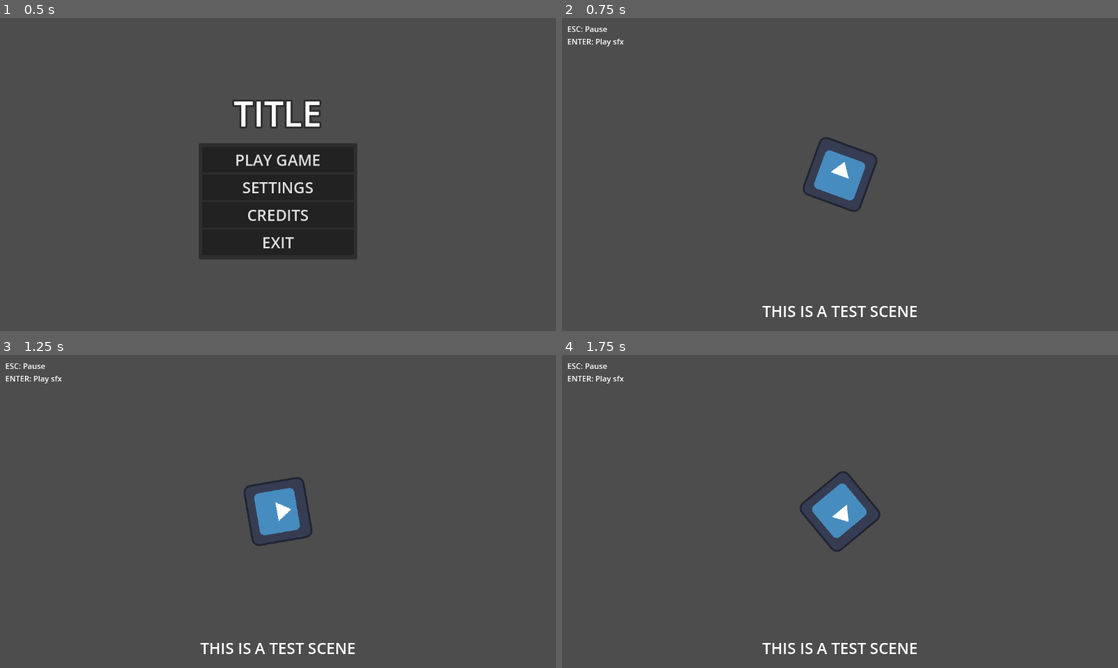
Above: before the commit, frames 1-4 (two rows, left to right).
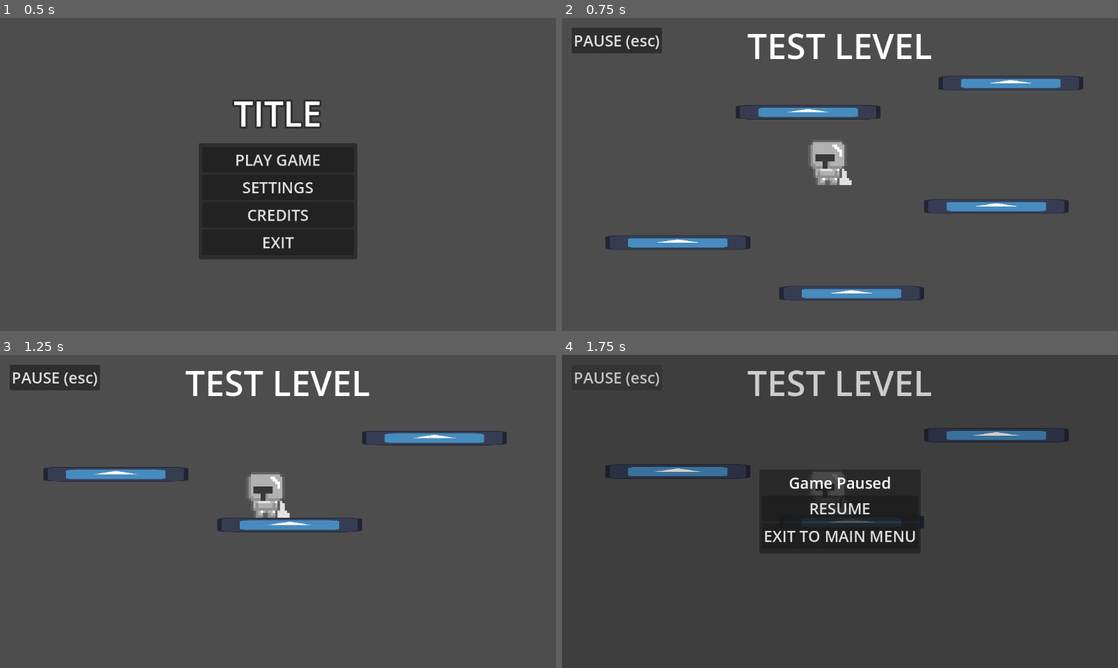
Above: after the commit, the same moments.

Repository: AdamRFaqih/ASE-Lab-GDC-Group-2-Intern-Project
Game: Godot game, scene res://scenes/main_menu.tscn
The game is run twice, just before and just after one commit, with the same random seed, the same clock (stepped at 60 frames per second) and the same inputs. The engine's default icon, where the game draws it, is replaced by a stand-in: a white triangle on a blue panel in a dark square.
Inputs (mouse positions are in pixels of both pictures, inside the frame that each line leads up to):
- Up to frame 1 (0.5 s): no input
- Up to frame 2 (0.75 s): click "PLAY GAME" at 0.5 s
- Up to frame 3 (1.25 s): no input
- Up to frame 4 (1.75 s): click (617, 376) at 1.25 s, where only the run after the commit has a clickable "PAUSE (esc)"

Frame 1 is identical in both runs. In frame 2, 8.0% of the frame differs, in the area x 1-94%, y 2-96%; in frame 3, 6.2%; in frame 4, 12%, in the area x 1-92%, y 2-96%.

Commit message:
(ICT-28) Added In-Game UI
and several improvements

Diff:
--- a/project.godot
+++ b/project.godot
@@ -27,6 +27,31 @@
 
 window/stretch/mode="viewport"
 
+[input]
+
+left={
+"deadzone": 0.5,
+"events": [Object(InputEventKey,"resource_local_to_scene":false,"resource_name":"","device":-1,"window_id":0,"alt_pressed":false,"shift_pressed":false,"ctrl_pressed":false,"meta_pressed":false,"pressed":false,"keycode":0,"physical_keycode":65,"key_label":0,"unicode":97,"echo":false,"script":null)
+, Object(InputEventKey,"resource_local_to_scene":false,"resource_name":"","device":-1,"window_id":0,"alt_pressed":false,"shift_pressed":false,"ctrl_pressed":false,"meta_pressed":false,"pressed":false,"keycode":0,"physical_keycode":4194319,"key_label":0,"unicode":0,"echo":false,"script":null)
+]
+}
+right={
+"deadzone": 0.5,
+"events": [Object(InputEventKey,"resource_local_to_scene":false,"resource_name":"","device":-1,"window_id":0,"alt_pressed":false,"shift_pressed":false,"ctrl_pressed":false,"meta_pressed":false,"pressed":false,"keycode":0,"physical_keycode":68,"key_label":0,"unicode":100,"echo":false,"script":null)
+, Object(InputEventKey,"resource_local_to_scene":false,"resource_name":"","device":-1,"window_id":0,"alt_pressed":false,"shift_pressed":false,"ctrl_pressed":false,"meta_pressed":false,"pressed":false,"keycode":0,"physical_keycode":4194321,"key_label":0,"unicode":0,"echo":false,"script":null)
+]
+}
+jump={
+"deadzone": 0.5,
+"events": [Object(InputEventKey,"resource_local_to_scene":false,"resource_name":"","device":-1,"window_id":0,"alt_pressed":false,"shift_pressed":false,"ctrl_pressed":false,"meta_pressed":false,"pressed":false,"keycode":0,"physical_keycode":32,"key_label":0,"unicode":32,"echo":false,"script":null)
+]
+}
+pause={
+"deadzone": 0.5,
+"events": [Object(InputEventKey,"resource_local_to_scene":false,"resource_name":"","device":-1,"window_id":0,"alt_pressed":false,"shift_pressed":false,"ctrl_pressed":false,"meta_pressed":false,"pressed":false,"keycode":0,"physical_keycode":4194305,"key_label":0,"unicode":0,"echo":false,"script":null)
+]
+}
+
 [rendering]
 
 textures/canvas_textures/default_texture_filter=0
--- a/scenes/TestLevel2.tscn
+++ b/scenes/TestLevel2.tscn
@@ -1,9 +1,9 @@
-[gd_scene load_steps=9 format=3 uid="uid://cyfklhg0l7pai"]
+[gd_scene load_steps=10 format=3 uid="uid://dtoawae4ntkdt"]
 
 [ext_resource type="Texture2D" uid="uid://c50ffyj31weia" path="res://icon.svg" id="1_b7ynh"]
-[ext_resource type="PackedScene" uid="uid://cph5ac4iotpv7" path="res://scenes/Player.tscn" id="2_m5sco"]
-[ext_resource type="Script" path="res://scripts/UI.gd" id="3_54h1n"]
-[ext_resource type="Script" path="res://scenes/player.gd" id="3_i4dny"]
+[ext_resource type="PackedScene" uid="uid://cph5ac4iotpv7" path="res://scenes/player.tscn" id="2_m5sco"]
+[ext_resource type="Script" path="res://scripts/player.gd" id="3_0t3dd"]
+[ext_resource type="Script" path="res://scripts/ui.gd" id="4_gfb4e"]
 
 [sub_resource type="RectangleShape2D" id="RectangleShape2D_mxmpt"]
 size = Vector2(80, 8)
@@ -14,6 +14,9 @@
 [sub_resource type="WorldBoundaryShape2D" id="WorldBoundaryShape2D_x82c7"]
 normal = Vector2(-1, 0)
 
+[sub_resource type="LabelSettings" id="LabelSettings_i7pmi"]
+font_size = 72
+
 [sub_resource type="LabelSettings" id="LabelSettings_2crdh"]
 font_size = 72
 
@@ -260,8 +263,9 @@
 shape = SubResource("WorldBoundaryShape2D_x82c7")
 
 [node name="TestPlayer" parent="TestLevel2" instance=ExtResource("2_m5sco")]
-position = Vector2(160, 152)
-script = ExtResource("3_i4dny")
+position = Vector2(550, 324)
+scale = Vector2(5.01623, 4.97352)
+script = ExtResource("3_0t3dd")
 
 [node name="Camera2D" type="Camera2D" parent="TestLevel2/TestPlayer"]
 limit_left = 0
@@ -275,9 +279,107 @@
 anchors_preset = 0
 offset_right = 40.0
 offset_bottom = 40.0
-script = ExtResource("3_54h1n")
+script = ExtResource("4_gfb4e")
 
 [node name="CanvasLayer" type="CanvasLayer" parent="UI"]
+
+[node name="TestLevelLabel" type="Label" parent="UI/CanvasLayer"]
+anchors_preset = 7
+anchor_left = 0.5
+anchor_top = 1.0
+anchor_right = 0.5
+anchor_bottom = 1.0
+offset_left = -192.0
+offset_top = -640.0
+offset_right = 192.0
+offset_bottom = -538.0
+grow_horizontal = 2
+grow_vertical = 0
+text = "TEST LEVEL"
+label_settings = SubResource("LabelSettings_i7pmi")
+
+[node name="LabelTimer" type="Timer" parent="UI/CanvasLayer/TestLevelLabel"]
+process_mode = 1
+wait_time = 3.0
+one_shot = true
+autostart = true
+
+[node name="MarginContainer" type="MarginContainer" parent="UI/CanvasLayer"]
+anchors_preset = 15
+anchor_right = 1.0
+anchor_bottom = 1.0
+grow_horizontal = 2
+grow_vertical = 2
+theme_override_constants/margin_left = 20
+theme_override_constants/margin_top = 20
+theme_override_constants/margin_right = 20
+theme_override_constants/margin_bottom = 20
+
+[node name="PauseButton" type="Button" parent="UI/CanvasLayer/MarginContainer"]
+layout_mode = 2
+size_flags_horizontal = 0
+size_flags_vertical = 0
+focus_mode = 0
+theme_override_font_sizes/font_size = 32
+text = "PAUSE (esc)"
+
+[node name="Panel" type="Panel" parent="UI/CanvasLayer/MarginContainer"]
+layout_mode = 2
+size_flags_horizontal = 8
+size_flags_vertical = 0
+
+[node name="PauseScreen" type="ColorRect" parent="UI/CanvasLayer"]
+anchors_preset = 15
+anchor_right = 1.0
+anchor_bottom = 1.0
+grow_horizontal = 2
+grow_vertical = 2
+color = Color(0, 0, 0, 0.196078)
+
+[node name="Panel" type="Panel" parent="UI/CanvasLayer/PauseScreen"]
+layout_mode = 1
+anchors_preset = 8
+anchor_left = 0.5
+anchor_top = 0.5
+anchor_right = 0.5
+anchor_bottom = 0.5
+offset_left = -167.0
+offset_top = -87.0
+offset_right = 167.0
+offset_bottom = 87.0
+grow_horizontal = 2
+grow_vertical = 2
+
+[node name="MarginContainer" type="MarginContainer" parent="UI/CanvasLayer/PauseScreen/Panel"]
+layout_mode = 1
+anchors_preset = 15
+anchor_right = 1.0
+anchor_bottom = 1.0
+grow_horizontal = 2
+grow_vertical = 2
+theme_override_constants/margin_left = 5
+theme_override_constants/margin_top = 5
+theme_override_constants/margin_right = 5
+theme_override_constants/margin_bottom = 5
+
+[node name="VBoxContainer" type="VBoxContainer" parent="UI/CanvasLayer/PauseScreen/Panel/MarginContainer"]
+layout_mode = 2
+
+[node name="Label" type="Label" parent="UI/CanvasLayer/PauseScreen/Panel/MarginContainer/VBoxContainer"]
+layout_mode = 2
+theme_override_font_sizes/font_size = 32
+text = "Game Paused"
+horizontal_alignment = 1
+
+[node name="ResumeButton" type="Button" parent="UI/CanvasLayer/PauseScreen/Panel/MarginContainer/VBoxContainer"]
+layout_mode = 2
+theme_override_font_sizes/font_size = 32
+text = "RESUME"
+
+[node name="ExitButton" type="Button" parent="UI/CanvasLayer/PauseScreen/Panel/MarginContainer/VBoxContainer"]
+layout_mode = 2
+theme_override_font_sizes/font_size = 32
+text = "EXIT TO MAIN MENU"
 
 [node name="GameOverScreen" type="ColorRect" parent="UI/CanvasLayer"]
 visible = false
@@ -308,22 +410,32 @@
 label_settings = SubResource("LabelSettings_2crdh")
 horizontal_alignment = 1
 
-[node name="HBoxContainer" type="HBoxContainer" parent="UI/CanvasLayer/GameOverScreen/VBoxContainer"]
-layout_mode = 2
-
-[node name="RetryButton" type="Button" parent="UI/CanvasLayer/GameOverScreen/VBoxContainer/HBoxContainer"]
+[node name="Panel" type="Panel" parent="UI/CanvasLayer/GameOverScreen/VBoxContainer"]
+custom_minimum_size = Vector2(425, 65)
+layout_mode = 2
+
+[node name="HBoxContainer" type="HBoxContainer" parent="UI/CanvasLayer/GameOverScreen/VBoxContainer/Panel"]
+layout_mode = 1
+anchors_preset = 8
+anchor_left = 0.5
+anchor_top = 0.5
+anchor_right = 0.5
+anchor_bottom = 0.5
+offset_left = -206.5
+offset_top = -25.0
+offset_right = 206.5
+offset_bottom = 25.0
+grow_horizontal = 2
+grow_vertical = 2
+
+[node name="RetryButton" type="Button" parent="UI/CanvasLayer/GameOverScreen/VBoxContainer/Panel/HBoxContainer"]
 custom_minimum_size = Vector2(50, 0)
 layout_mode = 2
 size_flags_horizontal = 3
 theme_override_font_sizes/font_size = 30
 text = "RETRY"
 
-[node name="ColorRect" type="ColorRect" parent="UI/CanvasLayer/GameOverScreen/VBoxContainer/HBoxContainer"]
-custom_minimum_size = Vector2(30, 0)
-layout_mode = 2
-color = Color(1, 1, 1, 0)
-
-[node name="ExitButton" type="Button" parent="UI/CanvasLayer/GameOverScreen/VBoxContainer/HBoxContainer"]
+[node name="ExitButton" type="Button" parent="UI/CanvasLayer/GameOverScreen/VBoxContainer/Panel/HBoxContainer"]
 custom_minimum_size = Vector2(50, 0)
 layout_mode = 2
 size_flags_horizontal = 3
@@ -331,5 +443,9 @@
 text = "EXIT"
 
 [connection signal="die" from="TestLevel2/TestPlayer" to="UI" method="_on_test_player_die"]
-[connection signal="pressed" from="UI/CanvasLayer/GameOverScreen/VBoxContainer/HBoxContainer/RetryButton" to="UI" method="_on_retry_button_pressed"]
-[connection signal="pressed" from="UI/CanvasLayer/GameOverScreen/VBoxContainer/HBoxContainer/ExitButton" to="UI" method="_on_exit_button_pressed"]
+[connection signal="timeout" from="UI/CanvasLayer/TestLevelLabel/LabelTimer" to="UI" method="_on_label_timer_timeout"]
+[connection signal="pressed" from="UI/CanvasLayer/MarginContainer/PauseButton" to="UI" method="_on_pause_button_pressed"]
+[connection signal="pressed" from="UI/CanvasLayer/PauseScreen/Panel/MarginContainer/VBoxContainer/ResumeButton" to="UI" method="_on_resume_button_pressed"]
+[connection signal="pressed" from="UI/CanvasLayer/PauseScreen/Panel/MarginContainer/VBoxContainer/ExitButton" to="UI" method="_on_exit_button_pressed"]
+[connection signal="pressed" from="UI/CanvasLayer/GameOverScreen/VBoxContainer/Panel/HBoxContainer/RetryButton" to="UI" method="_on_retry_button_pressed"]
+[connection signal="pressed" from="UI/CanvasLayer/GameOverScreen/VBoxContainer/Panel/HBoxContainer/ExitButton" to="UI" method="_on_exit_button_pressed"]
--- a/scenes/player.gd
+++ /dev/null
@@ -1,43 +0,0 @@
-extends CharacterBody2D
-
-signal die
-
-@onready var sprite_2d = $Sprite2D
-@onready var timer = $Timer
-
-const SPEED = 500.0
-const JUMP_VELOCITY = -1200.0
-
-# Get the gravity from the project settings to be synced with RigidBody nodes.
-var gravity = ProjectSettings.get_setting("physics/2d/default_gravity")
-
-
-func _physics_process(delta):
-	# Add the gravity.
-	if not is_on_floor():
-		velocity.y += gravity * delta * 2.5
-
-	# Handle Jump.
-	if Input.is_action_just_pressed("ui_accept") and is_on_floor():
-		velocity.y = JUMP_VELOCITY
-
-	# Get the input direction and handle the movement/deceleration.
-	# As good practice, you should replace UI actions with custom gameplay actions.
-	var direction = Input.get_axis("ui_left", "ui_right")
-	if direction:
-		velocity.x = direction * SPEED
-	else:
-		velocity.x = move_toward(velocity.x, 0, SPEED)
-
-	animation(direction)
-
-	move_and_slide()
-
-func animation(direction):
-	if not direction: pass
-	else: sprite_2d.flip_h = direction > 0
-
-func _on_visible_on_screen_notifier_2d_screen_exited():
-	timer.start()
-	await timer.timeout
-	die.emit()
--- a/scenes/settings_menu.tscn
+++ b/scenes/settings_menu.tscn
@@ -21,9 +21,9 @@
 anchor_right = 0.5
 anchor_bottom = 0.5
 offset_left = -196.0
-offset_top = -123.0
+offset_top = -151.0
 offset_right = 196.0
-offset_bottom = 123.0
+offset_bottom = 151.0
 grow_horizontal = 2
 grow_vertical = 2
 script = ExtResource("1_xyenw")
@@ -97,6 +97,11 @@
 step = 0.02
 value = 1.0
 
+[node name="DebugButton" type="Button" parent="MarginContainer/VBoxContainer"]
+layout_mode = 2
+theme_override_font_sizes/font_size = 32
+text = "[DEBUG]"
+
 [node name="SettingsCloseButton" type="Button" parent="MarginContainer/VBoxContainer"]
 layout_mode = 2
 theme_override_font_sizes/font_size = 32
@@ -104,4 +109,5 @@
 
 [connection signal="value_changed" from="MarginContainer/VBoxContainer/MusicSettings/MusicSlider" to="." method="_on_music_slider_value_changed"]
 [connection signal="value_changed" from="MarginContainer/VBoxContainer/SFXSettings/SFXSlider" to="." method="_on_sfx_slider_value_changed"]
+[connection signal="pressed" from="MarginContainer/VBoxContainer/DebugButton" to="." method="_on_debug_button_pressed"]
 [connection signal="pressed" from="MarginContainer/VBoxContainer/SettingsCloseButton" to="." method="_on_settings_close_button_pressed"]
--- a/scenes/test.tscn
+++ b/scenes/test.tscn
@@ -1,10 +1,9 @@
-[gd_scene load_steps=7 format=3 uid="uid://bvcbtjxj3lqj"]
+[gd_scene load_steps=6 format=3 uid="uid://bvcbtjxj3lqj"]
 
 [ext_resource type="Script" path="res://scripts/test.gd" id="1_umdjg"]
 [ext_resource type="PackedScene" uid="uid://cwrautwk3cfcm" path="res://scenes/test_level.tscn" id="2_5yo5r"]
 [ext_resource type="AudioStream" uid="uid://blp1o1de1cj27" path="res://assets/music/8bit Dungeon Boss - Video Classica - Kevin MacLeod.ogg" id="3_givsi"]
 [ext_resource type="AudioStream" uid="uid://02dslykgml73" path="res://assets/sfx/Vine Boom Sound Effect.wav" id="4_kfgkw"]
-[ext_resource type="PackedScene" uid="uid://cht536a2qs83v" path="res://scenes/pause_screen.tscn" id="5_2s3ns"]
 
 [sub_resource type="LabelSettings" id="LabelSettings_du0m8"]
 font_size = 32
@@ -14,6 +13,7 @@
 script = ExtResource("1_umdjg")
 
 [node name="TestLevel" parent="." instance=ExtResource("2_5yo5r")]
+process_mode = 0
 
 [node name="UI" type="Control" parent="."]
 process_mode = 3
@@ -40,7 +40,7 @@
 offset_top = 11.0
 offset_right = 159.0
 offset_bottom = 63.0
-text = "ESC: Pause
+text = "ESC: Back to Main Menu
 ENTER: Play sfx"
 metadata/_edit_use_anchors_ = true
 
@@ -51,9 +51,7 @@
 offset_top = 584.0
 grow_horizontal = 2
 grow_vertical = 2
-text = "THIS IS A TEST SCENE
+text = "THIS IS A DEBUG SCENE
 "
 label_settings = SubResource("LabelSettings_du0m8")
 horizontal_alignment = 1
-
-[node name="PauseScreen" parent="UI/CanvasLayer" instance=ExtResource("5_2s3ns")]
--- a/scripts/Player.gd
+++ b/scripts/Player.gd
@@ -5,8 +5,8 @@
 @onready var sprite_2d = $Sprite2D
 @onready var timer = $Timer
 
-const SPEED = 150.0
-const JUMP_VELOCITY = -400.0
+const SPEED = 500.0
+const JUMP_VELOCITY = -1200.0
 
 # Get the gravity from the project settings to be synced with RigidBody nodes.
 var gravity = ProjectSettings.get_setting("physics/2d/default_gravity")
@@ -15,15 +15,15 @@
 func _physics_process(delta):
 	# Add the gravity.
 	if not is_on_floor():
-		velocity.y += gravity * delta
+		velocity.y += gravity * delta * 2.5
 
 	# Handle Jump.
-	if Input.is_action_just_pressed("ui_accept") and is_on_floor():
+	if Input.is_action_just_pressed("jump") and is_on_floor():
 		velocity.y = JUMP_VELOCITY
 
 	# Get the input direction and handle the movement/deceleration.
 	# As good practice, you should replace UI actions with custom gameplay actions.
-	var direction = Input.get_axis("ui_left", "ui_right")
+	var direction = Input.get_axis("left", "right")
 	if direction:
 		velocity.x = direction * SPEED
 	else:
--- a/scripts/UI.gd
+++ b/scripts/UI.gd
@@ -1,21 +1,34 @@
 extends Control
 
 @onready var game_over_screen = $CanvasLayer/GameOverScreen
+@onready var test_level_label = $CanvasLayer/TestLevelLabel
+@onready var pause_screen = $CanvasLayer/PauseScreen
 
 # Called when the node enters the scene tree for the first time.
 func _ready():
-	pass
+	get_tree().paused = false
 
 # Called every frame. 'delta' is the elapsed time since the previous frame.
 func _process(delta):
-	get_tree().paused = game_over_screen.visible
+	if Input.is_action_just_pressed("pause"):
+		get_tree().paused = not get_tree().paused
+	pause_screen.visible = get_tree().paused and not game_over_screen.visible
 
 func _on_test_player_die():
 	game_over_screen.visible = true
+	get_tree().paused = true
 
 func _on_retry_button_pressed():
-	get_tree().paused = false
 	get_tree().reload_current_scene()
 
 func _on_exit_button_pressed():
 	get_tree().change_scene_to_file("res://scenes/main_menu.tscn")
+
+func _on_label_timer_timeout():
+	test_level_label.hide()
+
+func _on_pause_button_pressed():
+	get_tree().paused = true
+
+func _on_resume_button_pressed():
+	get_tree().paused = false
--- a/scripts/main_menu.gd
+++ b/scripts/main_menu.gd
@@ -13,7 +13,7 @@
 	title_menu.visible = not (settings_menu.visible or credits.visible)
 
 func _on_play_game_button_pressed():
-	get_tree().change_scene_to_file("res://scenes/test.tscn")
+	get_tree().change_scene_to_file("res://scenes/TestLevel2.tscn")
 
 func _on_settings_button_pressed():
 	settings_menu.visible = true
--- a/scripts/settings_menu.gd
+++ b/scripts/settings_menu.gd
@@ -15,7 +15,10 @@
 
 # Called every frame. 'delta' is the elapsed time since the previous frame.
 func _process(delta):
-	pass
+	if music_slider.value == 0:
+		music_val.text = "OFF"
+	if sfx_slider.value == 0:
+		sfx_val.text = "OFF"
 
 func _on_music_slider_value_changed(value):
 	music_val.text = str(value*50)
@@ -27,3 +30,6 @@
 
 func _on_settings_close_button_pressed():
 	self.visible = false
+
+func _on_debug_button_pressed():
+	get_tree().change_scene_to_file("res://scenes/test.tscn")
--- a/scripts/test.gd
+++ b/scripts/test.gd
@@ -1,18 +1,15 @@
 extends Node
 
 @onready var sfx = $UI/SFX
-@onready var pause_screen = $UI/CanvasLayer/PauseScreen
 
 # Called when the node enters the scene tree for the first time.
 func _ready():
-	get_tree().paused = false
+	pass
 
 # Called every frame. 'delta' is the elapsed time since the previous frame.
 func _process(delta):
 	# ~~~DEBUG~~~
-	if not get_tree().paused:
-		if Input.is_action_just_pressed("ui_cancel"):
-			pause_screen.visible = true
-			get_tree().paused = true
-		if Input.is_action_just_pressed("ui_accept"):
-			sfx.play()
+	if Input.is_action_just_pressed("ui_cancel"):
+		get_tree().change_scene_to_file("res://scenes/main_menu.tscn")
+	if Input.is_action_just_pressed("ui_accept"):
+		sfx.play()
